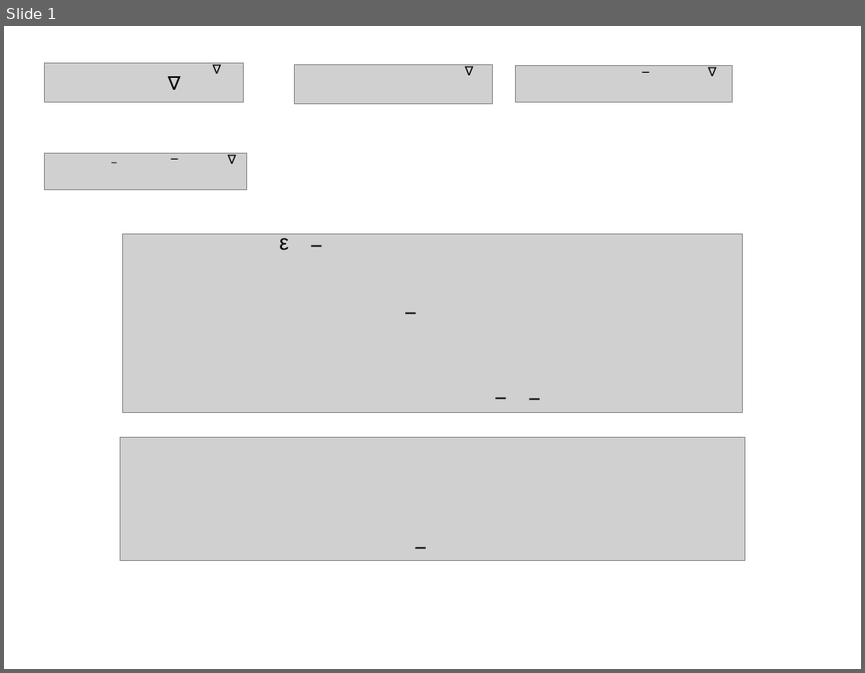
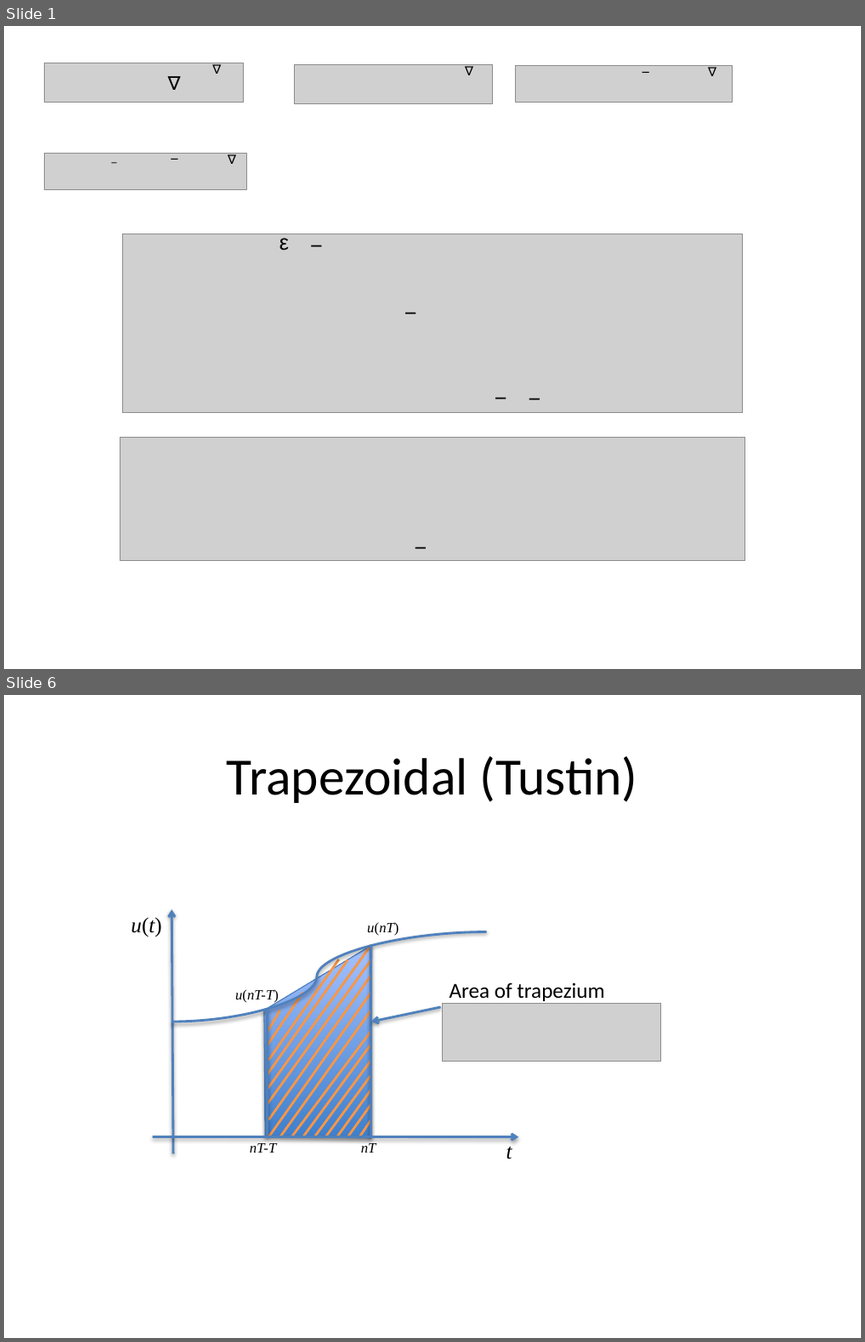
Before and after one commit to cpjobling/EGLM03-Resources, a slide deck: DigitalSystems/Lecture11/pictures/pictures-converted.pptx. Shown one above the other, each under a label of ours: slide 1 before the commit, slides 1 and 6 after it; the slides between them are not shown. The pictures are 865x673 and 865x1342 pixels, drawn with LibreOffice and Linux fonts; fonts in the diff are those of the drawing; grey boxes stand for pictures. Boxes give left, top, right and bottom in pixels: in the first picture for what was removed or moved away, otherwise in the second. Text is boxed around its words. In the diff, an @@ line names an element or a change of style, - is before the commit and + after.

```diff
--- a/DigitalSystems/Lecture11/pictures/pictures-converted.pptx
+++ b/DigitalSystems/Lecture11/pictures/pictures-converted.pptx
@@ slide 6 added at bbox=[4, 695, 861, 1338], background #FFFFFF @@
@@ title added at bbox=[227, 756, 638, 803], 44 pt, text #000000 @@
+Trapezoidal (Tustin)
@@ group added at bbox=[131, 909, 661, 1159]: 18 lines, 7 texts, 3 arrows, 1 freeform shape, 1 curved line, 1 picture @@
+u(t)
+t
+u(nT-T)
+nT-T
+nT
+u(nT)
+Area of trapezium
```
Also in this commit, not shown: 4 other slides added.
